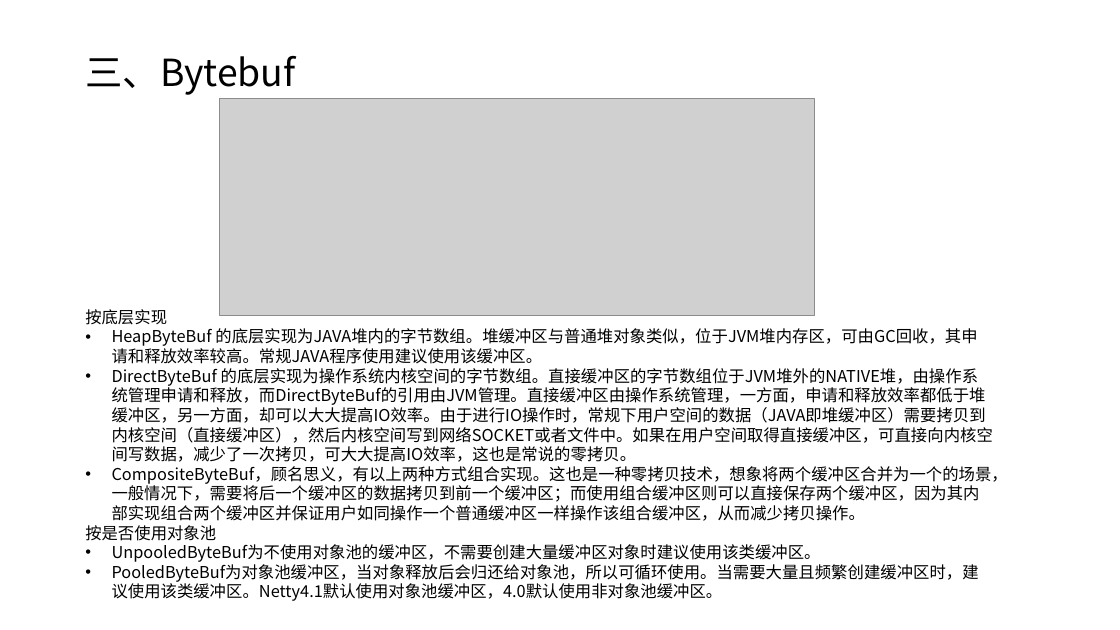
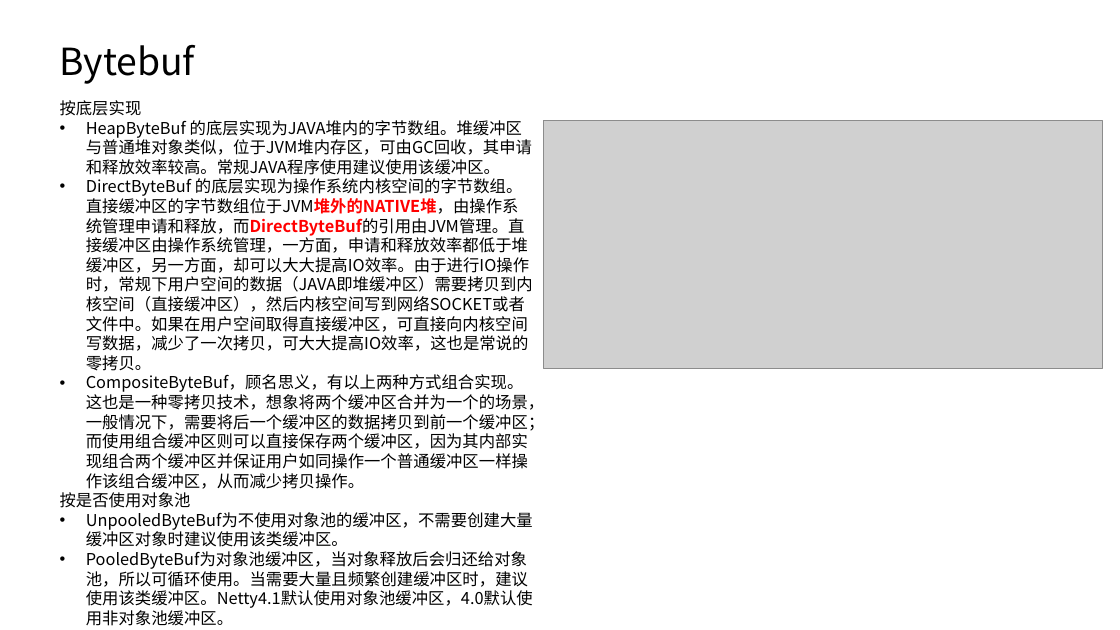
Before and after one commit to taomee517/netty-notes, a slide deck: slide 37 of Netty分享.pptx (slide 12 before the commit). Drawn at 1120x630 pixels with LibreOffice and Linux fonts; fonts in the diff are those of the drawing; grey boxes stand for pictures. Boxes give left, top, right and bottom in pixels: in the first picture for what was removed or moved away, otherwise in the second. Text is boxed around its words. In the diff, an @@ line names an element or a change of style, - is before the commit and + after.

```diff
--- a/Netty分享.pptx
+++ b/Netty分享.pptx
@@ text at [60, 45, 195, 84]: text changed @@
-三、Bytebuf
+Bytebuf
@@ text "按底层实现": place and size @@
-text "按底层实现" at [85, 309, 1008, 601]
+text "按底层实现" at [60, 100, 545, 626]
@@ picture: place and size @@
-picture at [219, 98, 814, 315]
+picture at [544, 120, 1103, 368]
@@ text at [86, 178, 533, 371]: text colour #000000 to #FF0000, bold on in "的底层实现为操作系统内核空间的字节数组。直接缓冲区的字节数组位于JVM堆外的NATIVE堆，由操作系统管理申请和释放，而 ..." @@
```
Also in this commit, not shown: 5 other slides changed, 35 slides added, 6 slides removed.
